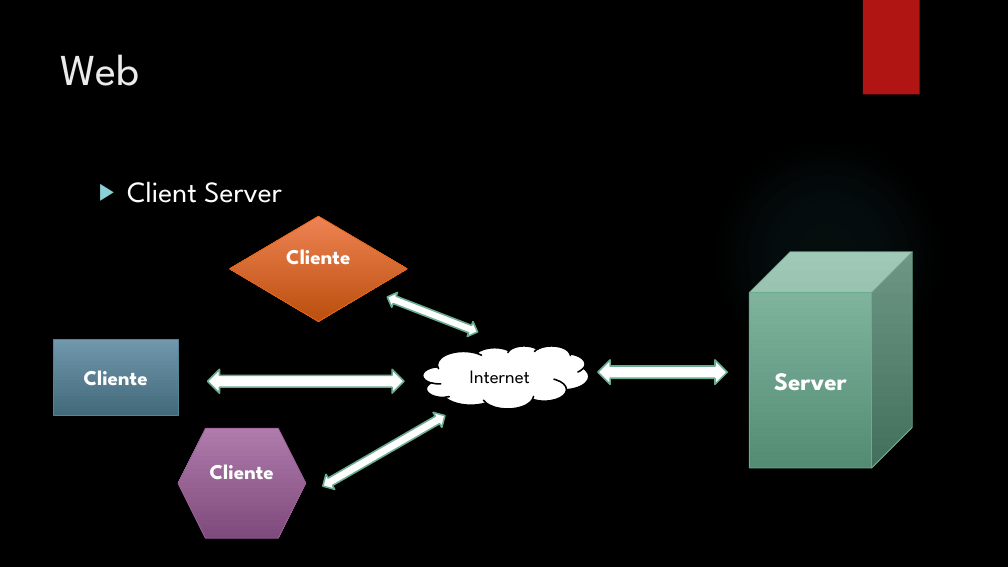
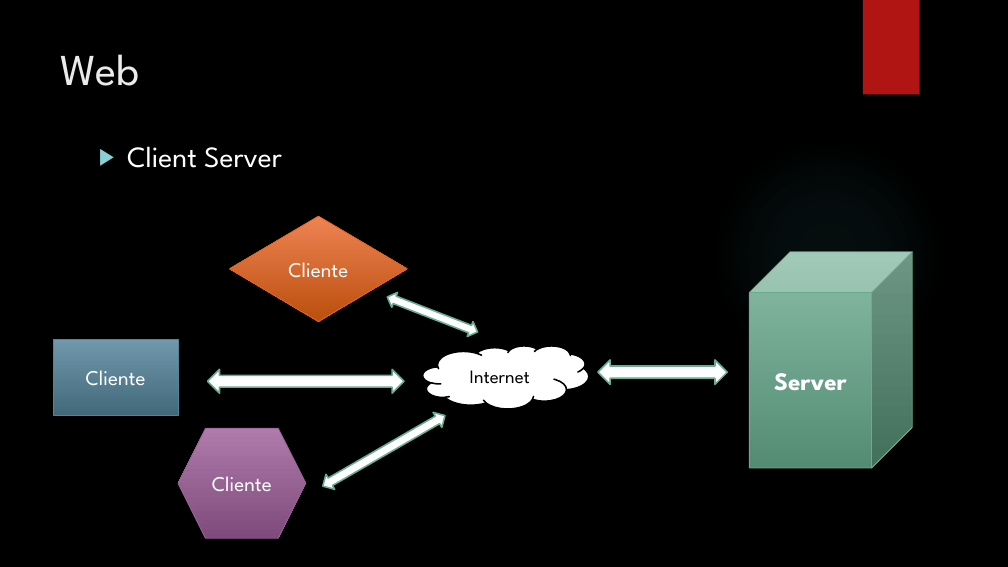
Before and after one commit to leolana/AspnetMvcLab, a slide deck: slide 2 of Presentation/AspNetMvc.pptx. Drawn at 1008x567 pixels with LibreOffice and Linux fonts; fonts in the diff are those of the drawing; background and template pictures are left out. Boxes give left, top, right and bottom in pixels: in the first picture for what was removed or moved away, otherwise in the second. Text is boxed around its words. In the diff, an @@ line names an element or a change of style, - is before the commit and + after.

```diff
--- a/Presentation/AspNetMvc.pptx
+++ b/Presentation/AspNetMvc.pptx
@@ text "Client Server": place and size @@
-text "Client Server" at [127,181,282,203]
+text "Client Server" at [127,146,282,168]
@@ bold off in 3 elements at [54,340,178,415], [178,428,306,538], [230,216,408,321] @@
```
Also in this commit, not shown: 5 other slides changed, 2 slides added.
